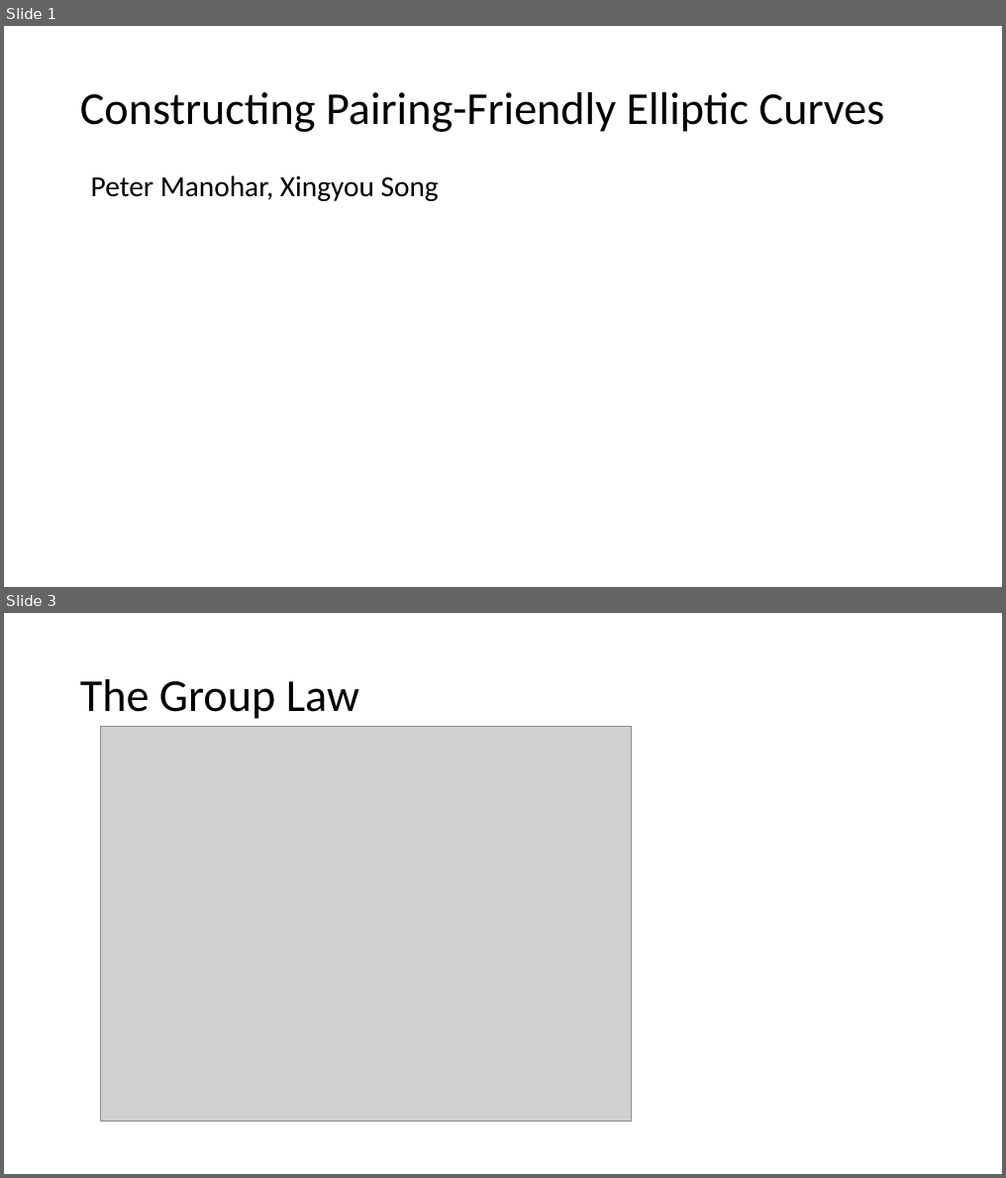
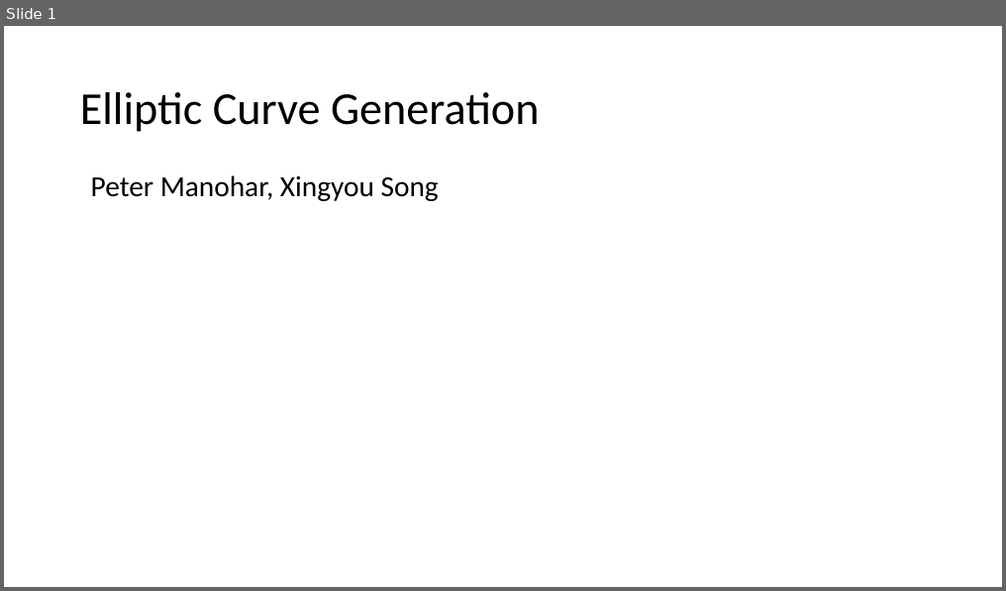
Before and after one commit to Srizzle/CS276-Project-Writeup, a slide deck: Presentation.ppt.pptx. Shown one above the other, each under a label of ours: slides 1 and 3 before the commit, slide 1 after it; the slides between them are not shown. The pictures are 1006x1178 and 1006x591 pixels, drawn with LibreOffice and Linux fonts; fonts in the diff are those of the drawing; grey boxes stand for pictures. Boxes give left, top, right and bottom in pixels: in the first picture for what was removed or moved away, otherwise in the second. Text is boxed around its words. In the diff, an @@ line names an element or a change of style, - is before the commit and + after.

```diff
--- a/Presentation.ppt.pptx
+++ b/Presentation.ppt.pptx
@@ slide 3 removed at box(4, 613, 1002, 1174), background #FFFFFF @@
@@ title removed at box(80, 679, 359, 719) @@
-The Group Law
@@ picture removed at box(101, 726, 631, 1121) @@
@@ slide 1 changed as well @@
@@ title at box(80, 92, 540, 132): text changed @@
-Constructing Pairing-Friendly Elliptic Curves
+Elliptic Curve Generation
```
Also in this commit, not shown: 1 slide added, 7 other slides removed, 1 other file.
